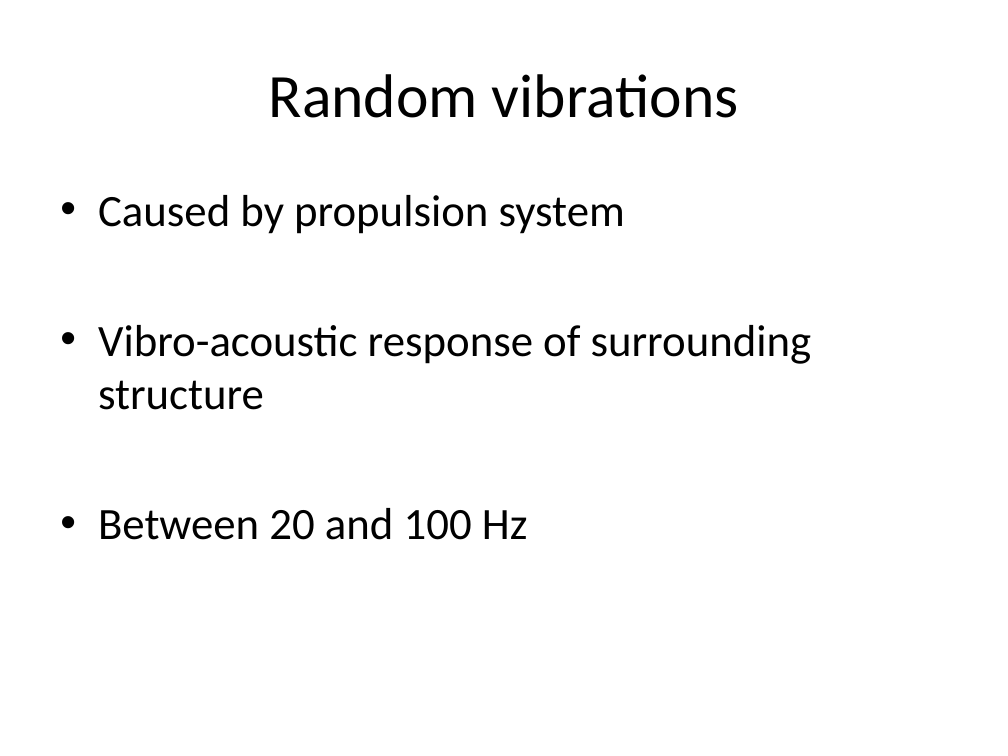
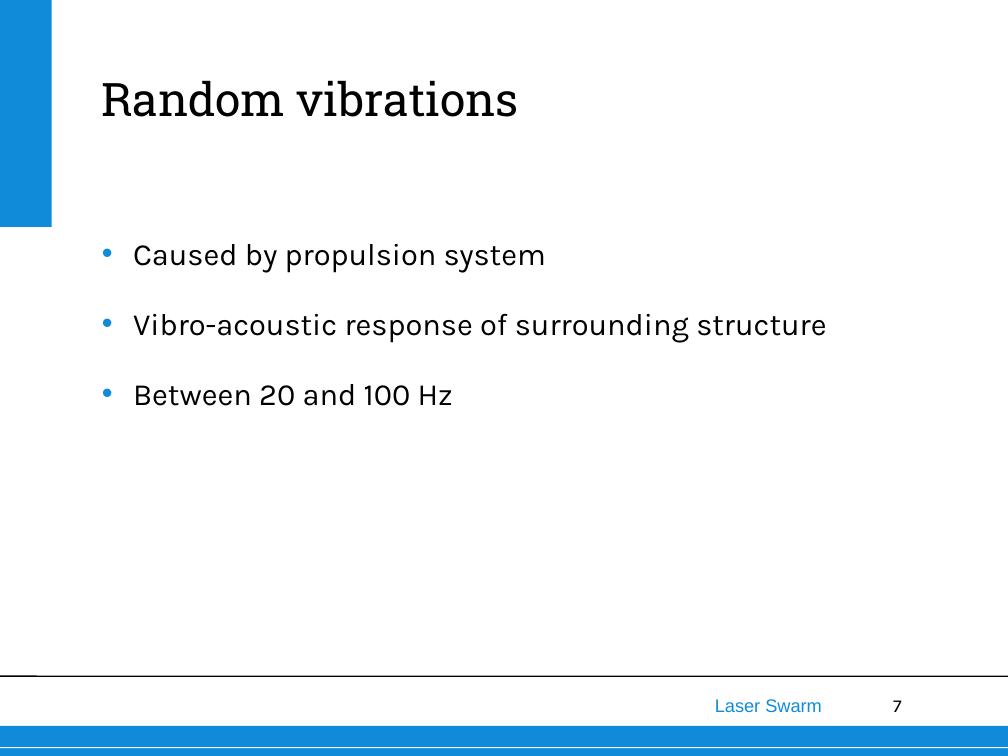
Before and after one commit to thewisenerd/laser-swarm, a slide deck: slide 7 of finalPresentation/subsections/Launch loads.ppt. Drawn at 1008x756 pixels with LibreOffice and Linux fonts; fonts in the diff are those of the drawing; background and template pictures are left out. Boxes give left, top, right and bottom in pixels: in the first picture for what was removed or moved away, otherwise in the second. Text is boxed around its words. In the diff, an @@ line names an element or a change of style, - is before the commit and + after.

```diff
--- a/finalPresentation/subsections/Launch loads.ppt
+++ b/finalPresentation/subsections/Launch loads.ppt
@@ rectangle added at bbox=[0, 0, 51, 227], fill #108BD9 @@
@@ text "Random vibrations": place and size @@
-text "Random vibrations" at bbox=[269, 74, 739, 118]
+text "Random vibrations" at bbox=[101, 80, 519, 117]
@@ text "Random vibrations" at bbox=[101, 80, 519, 117]: size 44 to 33 pt, font Calibri to Roboto Slab; alignment centre to left; indent changed; vertical alignment middle to bottom @@
@@ text "Caused by propulsion system": place and size @@
-text "Caused by propulsion system" at bbox=[98, 195, 812, 540]
+text "Caused by propulsion system" at bbox=[133, 244, 826, 406]
@@ text "Caused by propulsion system" at bbox=[133, 244, 826, 406]: size 32 to 22 pt, font Calibri to Karla; indent changed; line spacing 1 to 25pt; less space between paragraphs; bullet colour #000000 to #108BD9 @@
@@ line added from (0, 676) to (1008, 676), #000000 0.99 pt @@
@@ text added at bbox=[715, 699, 822, 712], 13 pt, text #108BD9 @@
+Laser Swarm
@@ page number added at bbox=[893, 700, 902, 712], 13 pt, text #000000 @@
+7
@@ rectangle added at bbox=[0, 726, 1008, 756], fill #108BD9 @@
@@ line added from (0, 748) to (1008, 748), #FFFFFF 0.74 pt @@
```
Also in this commit, not shown: 7 other slides changed, 1 other file.
